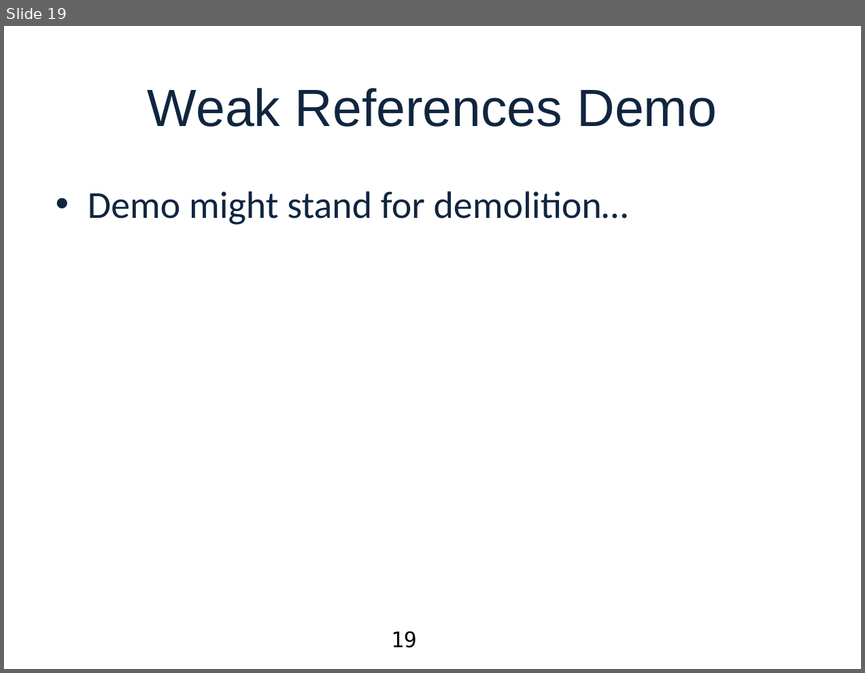
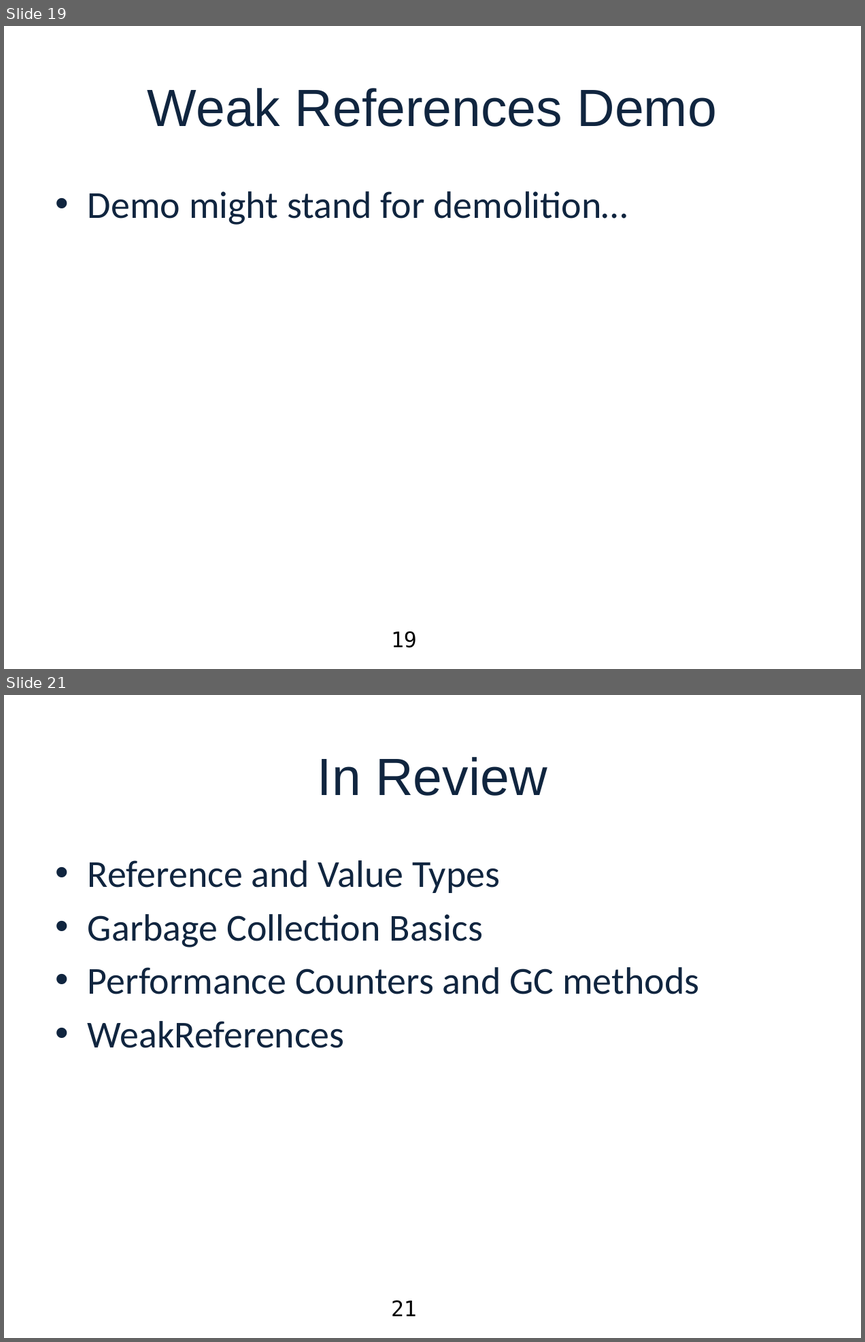
Before and after one commit to swageblock/DotNetMemoryManagementDemos, a slide deck: MOBettaMemory.pptx. Shown one above the other, each under a label of ours: slide 19 before the commit, slides 19 and 21 after it; the slides between them are not shown. The pictures are 865x673 and 865x1342 pixels, drawn with LibreOffice and Linux fonts; fonts in the diff are those of the drawing; background and template pictures are left out. Boxes give left, top, right and bottom in pixels: in the first picture for what was removed or moved away, otherwise in the second. Text is boxed around its words. In the diff, an @@ line names an element or a change of style, - is before the commit and + after.

```diff
--- a/MOBettaMemory.pptx
+++ b/MOBettaMemory.pptx
@@ slide 21 added at <box>4,695,861,1338</box>, background picture (left out) @@
@@ title added at <box>317,757,547,796</box>, 44 pt, text #10253F @@
+In Review
@@ text added at <box>88,860,699,1048</box>, 32 pt, text #10253F @@
+• Reference and Value Types
+• Garbage Collection Basics
+• Performance Counters and GC methods
+• WeakReferences
@@ page number added at <box>391,1300,417,1316</box>, 18 pt, text #000000 @@
+21
```
Also in this commit, not shown: 1 slide changed, 2 other slides added, 17 other files.
